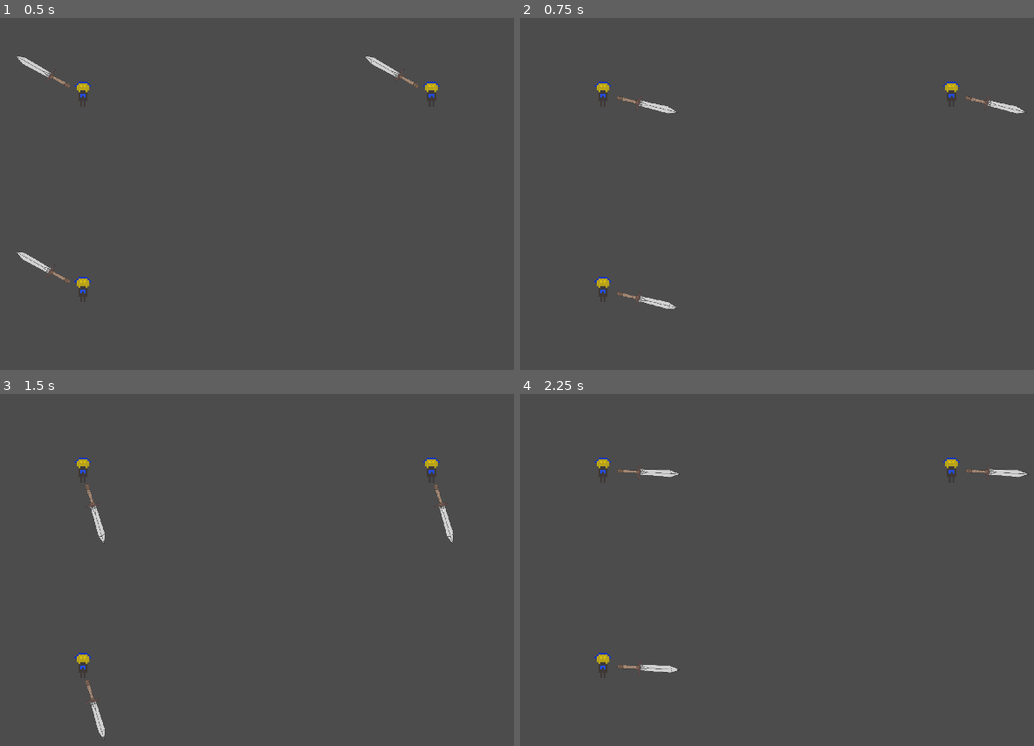
Above: before the commit, frames 1-4 (two rows, left to right).
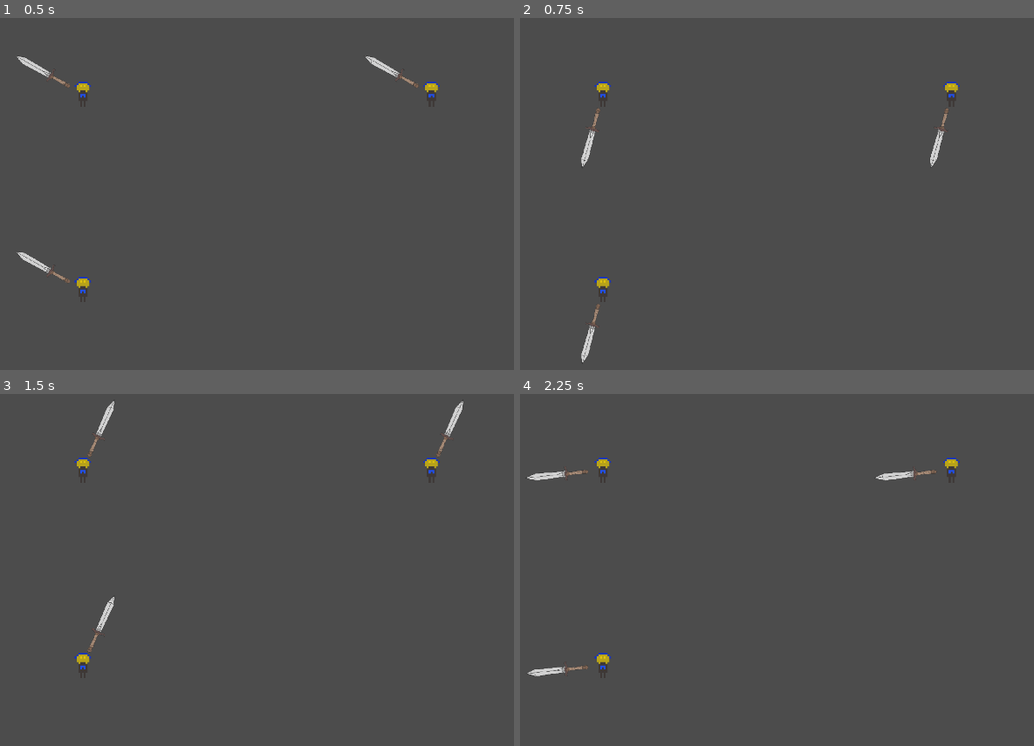
Above: after the commit, the same moments.

Repository: Lorem-Ipsum-Server-Place/GMTK2021-Game
Game: Godot game, scene res://Levels/MainGame/Theatre.tscn
Same seed, same stepped clock (60 frames per second), same inputs: the game is played once before the commit and once after it.
Inputs (mouse positions are in pixels of both pictures, inside the frame that each line leads up to):
- Up to frame 1 (0.5 s): no input
- Up to frame 2 (0.75 s): tap Enter at 0.5 s; move the mouse to (931, 172) at 0.52 s; hold D (game_right) from 0.53 s (still down)
- Up to frame 3 (1.5 s): keep holding D (game_right); tap Space (game_jump) at 0.77, 1.25 s; move the mouse to (118, 587) at 1.27 s
- Up to frame 4 (2.25 s): tap Space (game_jump) at 1.52 s; tap Enter at 2 s; move the mouse to (848, 482) at 2.02 s; release D (game_right) at 2.03 s; hold A (game_left) from 2.03 s (still down)

Frame 1 is identical in both runs. In frame 2, 0.9% of the frame differs, in the area x 11-99%, y 22-98%; in frame 3, 0.9%, in the area x 16-91%, y 1-99%; in frame 4, 0.9%.

Commit message:
Calculate weapon angle relative to active viewport

Diff:
--- a/GameState.gd
+++ b/GameState.gd
@@ -1,10 +1,11 @@
 extends Node2D
 
 var player_health = 4
+var weapon_rotation = 0
 
 
 signal player_dead()
-
+signal weapon_rotation(angle)
 
 func damage_player():
 	player_health -= 1
@@ -17,3 +18,9 @@
 func _on_Player_damage_player():
 	# the player has colllided with an enemy
 	damage_player()
+
+func _process(delta):
+	emit_signal("weapon_rotation", weapon_rotation)
+
+func _on_Theatre_update_global_weapon_angle(rotation):
+	weapon_rotation = rotation
--- a/Levels/MainGame/Theatre.gd
+++ b/Levels/MainGame/Theatre.gd
@@ -1,11 +1,13 @@
 extends Node2D
+
+const TINY_FLOAT = 0.0000001
 
 var viewports:Array = []
 var draw_surfaces:Array = []
+var game_state = null
+var active_viewport: int = 0
 
-# Declare member variables here. Examples:
-# var a = 2
-# var b = "text"
+signal update_global_weapon_angle(rotation)
 
 
 func initialise_viewport(viewport: Viewport):
@@ -21,6 +23,8 @@
 	viewport.add_child(player)
 	viewport.render_target_v_flip = true
 
+	game_state.connect("weapon_rotation", player, "on_GameState_rotate_sword")
+
 func create_rect(dimensions: Vector2):
 	return PoolVector2Array([
 		Vector2(0,0),
@@ -31,16 +35,21 @@
 
 func calculate_viewport_area(viewport_count: int):
 	var window_size = get_viewport_rect().size
-	# we work in multiples of 2, so we want to log,2 to find out how many times
-	# to divide
-
+	# find the first square number after our viewport count. Lets pretend that
+	# 4^2 is our limit(not that we'll ever get that many viewports)
 	assert( viewport_count > 0 )
 
+	var divisor = -1
 
-	var log2_viewport_count = ceil( log(viewport_count)/log(4) )
-	print(log2_viewport_count)
+	for i in range(5):
+		if pow(i, 2) >= viewport_count:
+			divisor = i
+			break
 
-	return Vector2(window_size.x / pow(2, log2_viewport_count), window_size.y / pow(2, log2_viewport_count))
+	# We MUST have found a divisor
+	assert( divisor != -1 )
+
+	return Vector2(window_size.x / divisor, window_size.y / divisor)
 
 func add_new_viewport():
 	var window_size: Vector2 = get_viewport_rect().size
@@ -51,6 +60,8 @@
 	var display_area = Polygon2D.new()
 	draw_surfaces.append(display_area)
 
+	var new_viewport = Viewport.new()
+	viewports.append(new_viewport)
 
 	for v in viewports:
 		var viewport = v as Viewport
@@ -59,29 +70,41 @@
 	for i in range(len(draw_surfaces)):
 		var poly_2d = draw_surfaces[i] as Polygon2D
 		poly_2d.set_polygon(create_rect(viewport_area))
-		poly_2d.position = Vector2(
-			int(i*viewport_area.x) % int(window_size.x),
-			floor((i*viewport_area.x)/window_size.x)*viewport_area.y
-		)
-
-	print(calculate_viewport_area(len(viewports) + 1))
+		poly_2d.position = get_viewport_position(i)
 
 
-	var viewport = Viewport.new()
-	viewport.size = viewport_area
-	viewports.append(viewport)
+	new_viewport.size = viewport_area
 
-	initialise_viewport(viewport)
+	initialise_viewport(new_viewport)
 
-	display_area.texture = viewport.get_texture()
+	display_area.texture = new_viewport.get_texture()
 
 
-	add_child(viewport)
+	add_child(new_viewport)
 	add_child(display_area)
 
 
+func init_game_state():
+	game_state = load("res://GameState.tscn").instance()
+	add_child(game_state)
+
+	connect("update_global_weapon_angle", game_state, "_on_Theatre_update_global_weapon_angle")
+
+
+func get_viewport_position(index):
+	var viewport_count = len(viewports)
+	var window_size = get_viewport_rect().size
+
+	var viewport_area = calculate_viewport_area(viewport_count)
+	return Vector2(
+			int(index*viewport_area.x) % int(window_size.x),
+			floor((index*viewport_area.x)/window_size.x)*viewport_area.y
+		)
+
 # Called when the node enters the scene tree for the first time.
 func _ready():
+	init_game_state()
+
 	add_new_viewport()
 	add_new_viewport()
 	add_new_viewport()
@@ -90,5 +113,50 @@
 	#add_child(player)
 
 
-#func _process(delta):
-	#$Polygon2D.update()
+func calculate_weapon_angle():
+	var angle = 0
+
+	# get viewport info
+	var viewport_size = calculate_viewport_area(len(viewports))
+	var viewport_position = get_viewport_position(active_viewport)
+
+	#get key coordinates
+	var centre_of_viewport = viewport_position + (viewport_size / 2)
+	var mouse_position = get_viewport().get_mouse_position()
+
+	# get delta for working out the angle
+	var position_delta = (mouse_position - centre_of_viewport).normalized()
+
+	var y_delta = position_delta.y
+	if y_delta == 0:
+		y_delta = -TINY_FLOAT
+
+	# work out the angle to point the weapon away based on our position delta
+	angle = atan(position_delta.x / -y_delta)
+	# correct the angle if the weapon is pointing down
+	if position_delta.y > 0:
+		angle += PI
+
+	# broadcast the new weapon angle to all players
+	emit_signal("update_global_weapon_angle", angle)
+
+func _process(delta):
+	# figure out which viewport should be active, if any
+	var mouse_active_viewport = -1
+	var mouse_position = get_viewport().get_mouse_position()
+	var viewport_size = calculate_viewport_area(len(viewports))
+	for i in range(len(viewports)):
+		var viewport_position = get_viewport_position(i)
+		var viewport_area = Rect2(viewport_position, viewport_size)
+		if viewport_area.has_point(mouse_position):
+			mouse_active_viewport = i
+			break
+
+	if mouse_active_viewport != -1:
+		active_viewport = mouse_active_viewport
+
+	# work out the angle based on our active viewport
+	calculate_weapon_angle()
+
+
+	pass
--- a/Player.gd
+++ b/Player.gd
@@ -21,7 +21,6 @@
 const PLAYER_WEAPON_DISTANCE = 40
 const INVINCIBILITY_DURATION_SECONDS = 1
 const ENEMY_COLLISION_LAYERS = [2]
-const TINY_FLOAT = 0.0000001
 
 const GRAVITY = 60
 
@@ -44,24 +43,24 @@
 
 # Called every frame. 'delta' is the elapsed time since the previous frame.
 func _process(delta):
-	var mouse_position = get_viewport().get_mouse_position()
-	var centre_of_screen = get_viewport_rect().size / 2
+	#var mouse_position = get_viewport().get_mouse_position()
+	#var centre_of_screen = get_viewport_rect().size / 2
 
 	# position weapon in line with cursor relative to the character
-	var sword_position = (mouse_position - centre_of_screen).normalized() * PLAYER_WEAPON_DISTANCE
-	player_weapon.position = sword_position
+	#var sword_position = (mouse_position - centre_of_screen).normalized() * PLAYER_WEAPON_DISTANCE
+	#player_weapon.position = sword_position
 
-	var y_delta = sword_position.y
-	if y_delta == 0:
-		y_delta = -TINY_FLOAT
+	#var y_delta = sword_position.y
+	#if y_delta == 0:
+	#	y_delta = -TINY_FLOAT
 
 	# work out the angle to point the sword away based on our position delta
-	var weapon_rotation = atan(sword_position.x / -y_delta)
+	#var weapon_rotation = atan(sword_position.x / -y_delta)
 	# correct the angle if the sword points down
-	if sword_position.y > 0:
-		weapon_rotation += PI
+	#if sword_position.y > 0:
+	#	weapon_rotation += PI
 
-	player_weapon.rotation = weapon_rotation
+	#player_weapon.rotation = weapon_rotation
 
 	# We died during the physics processing, delete ourselves
 	if dead:
@@ -137,3 +136,15 @@
 	$InvincibilityTimer.start(INVINCIBILITY_DURATION_SECONDS)
 	is_invincible = true
 	set_enemy_collisions(false)
+
+func on_GameState_rotate_sword(rotation):
+	# Set our weapon rotation to what's set in the game state
+	player_weapon.rotation = rotation
+
+	var normal_offset = Vector2(
+		sin(rotation),
+		-cos(rotation)
+	)
+	player_weapon.position = normal_offset * PLAYER_WEAPON_DISTANCE
+
+	print("set weapon rotation")
